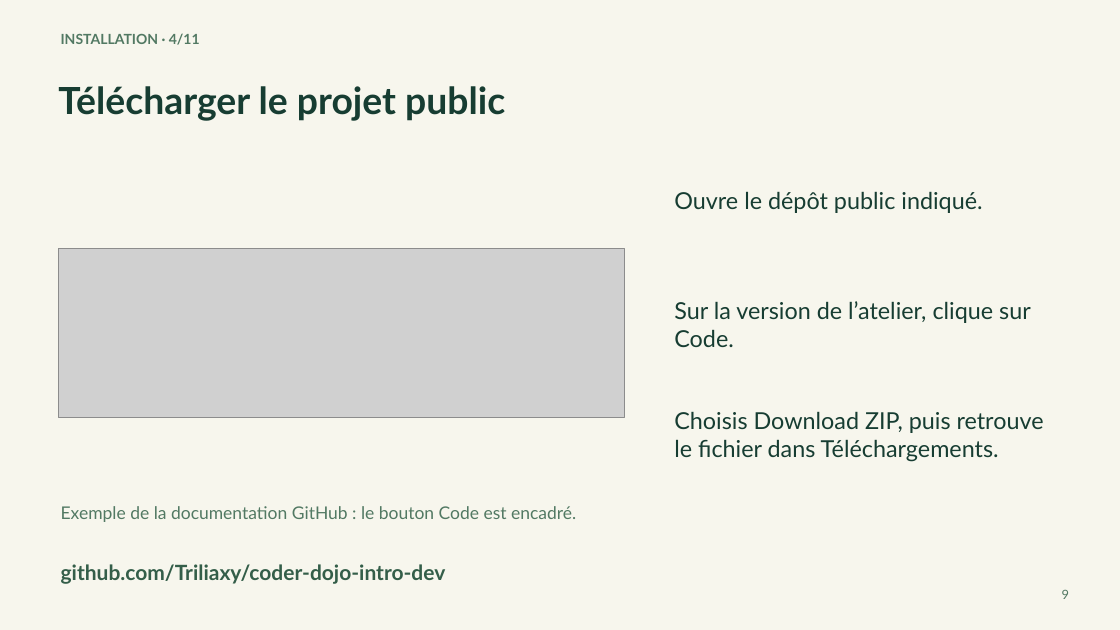
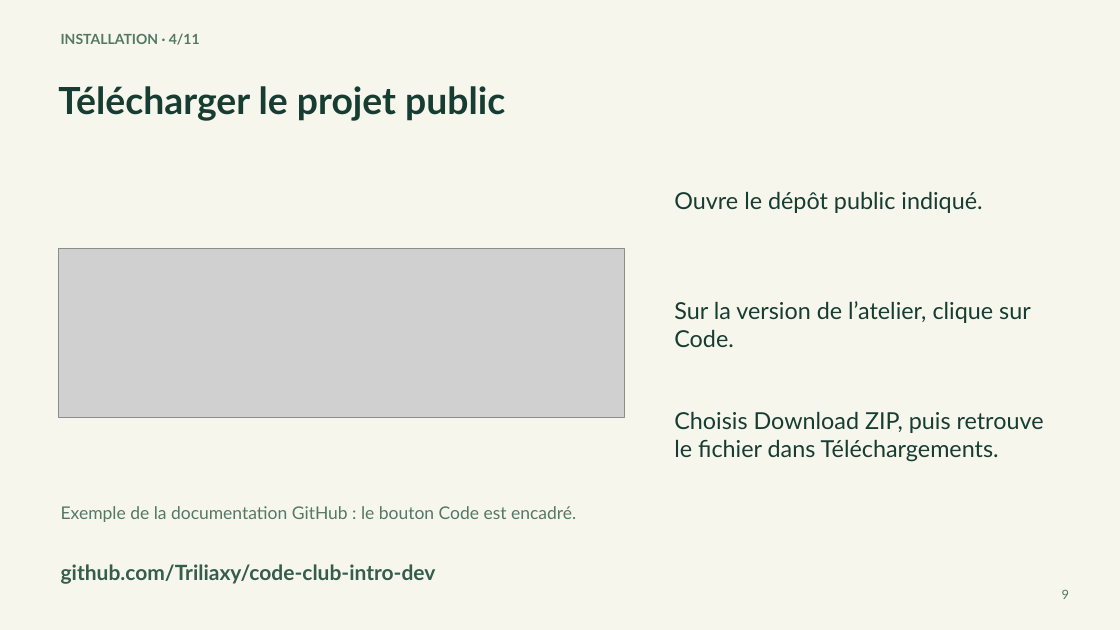
Before and after one commit to Triliaxy/code-club-intro-dev, a slide deck: slide 9 of Programmer-un-Snake-en-JavaScript.pptx. Drawn at 1120x630 pixels with LibreOffice and Linux fonts; fonts in the diff are those of the drawing; grey boxes stand for pictures. Boxes give left, top, right and bottom in pixels: in the first picture for what was removed or moved away, otherwise in the second. Text is boxed around its words. In the diff, an @@ line names an element or a change of style, - is before the commit and + after.

```diff
--- a/Programmer-un-Snake-en-JavaScript.pptx
+++ b/Programmer-un-Snake-en-JavaScript.pptx
@@ text at (61, 564, 436, 584): text changed @@
-github.com/Triliaxy/coder-dojo-intro-dev
+github.com/Triliaxy/code-club-intro-dev
```
Also in this commit, not shown: 1 other slide changed, 3 other files.
